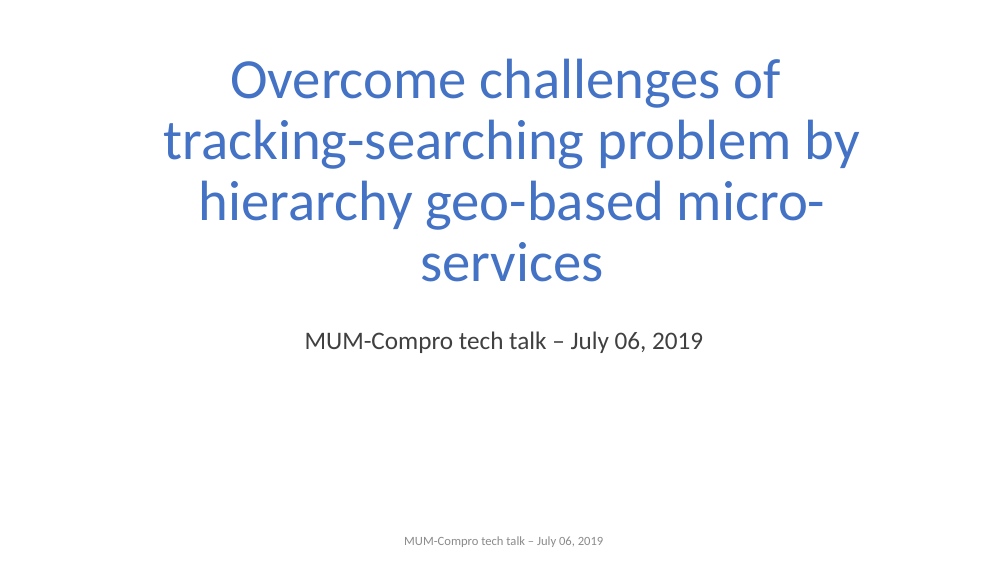
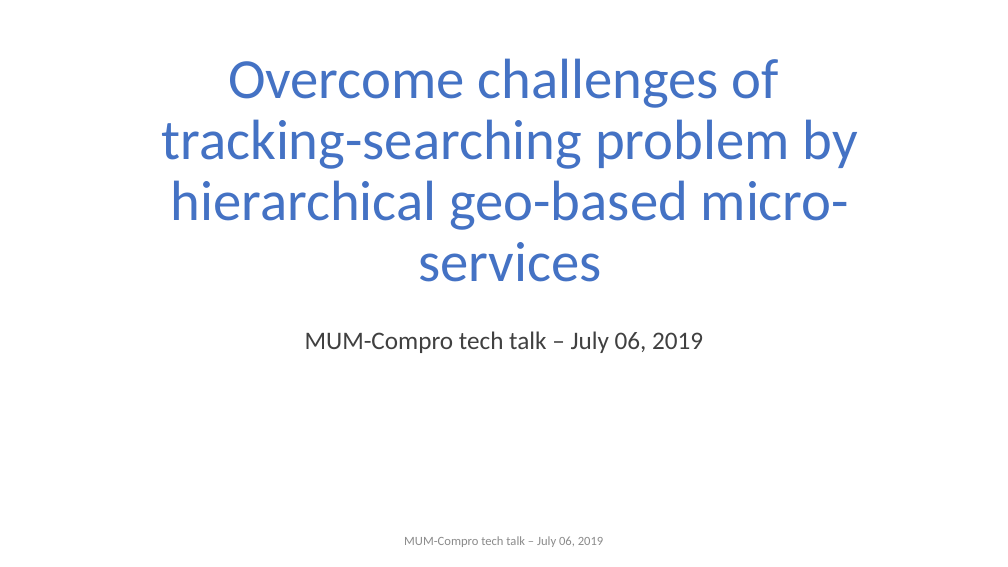
Before and after one commit to nghianghesi/hms, a slide deck: slide 1 of slide.pptx. Drawn at 1008x567 pixels with LibreOffice and Linux fonts; fonts in the diff are those of the drawing; background and template pictures are left out. Boxes give left, top, right and bottom in pixels: in the first picture for what was removed or moved away, otherwise in the second. Text is boxed around its words. In the diff, an @@ line names an element or a change of style, - is before the commit and + after.

```diff
--- a/slide.pptx
+++ b/slide.pptx
@@ title at (x1=162, y1=58, x2=858, y2=282): text changed @@
-Overcome challenges of
-tracking-searching problem by hierarchy geo-based micro-services
+Overcome challenges of
+tracking-searching problem by hierarchical geo-based micro-services
```
Also in this commit, not shown: 19 other slides changed, 1 slide added.
